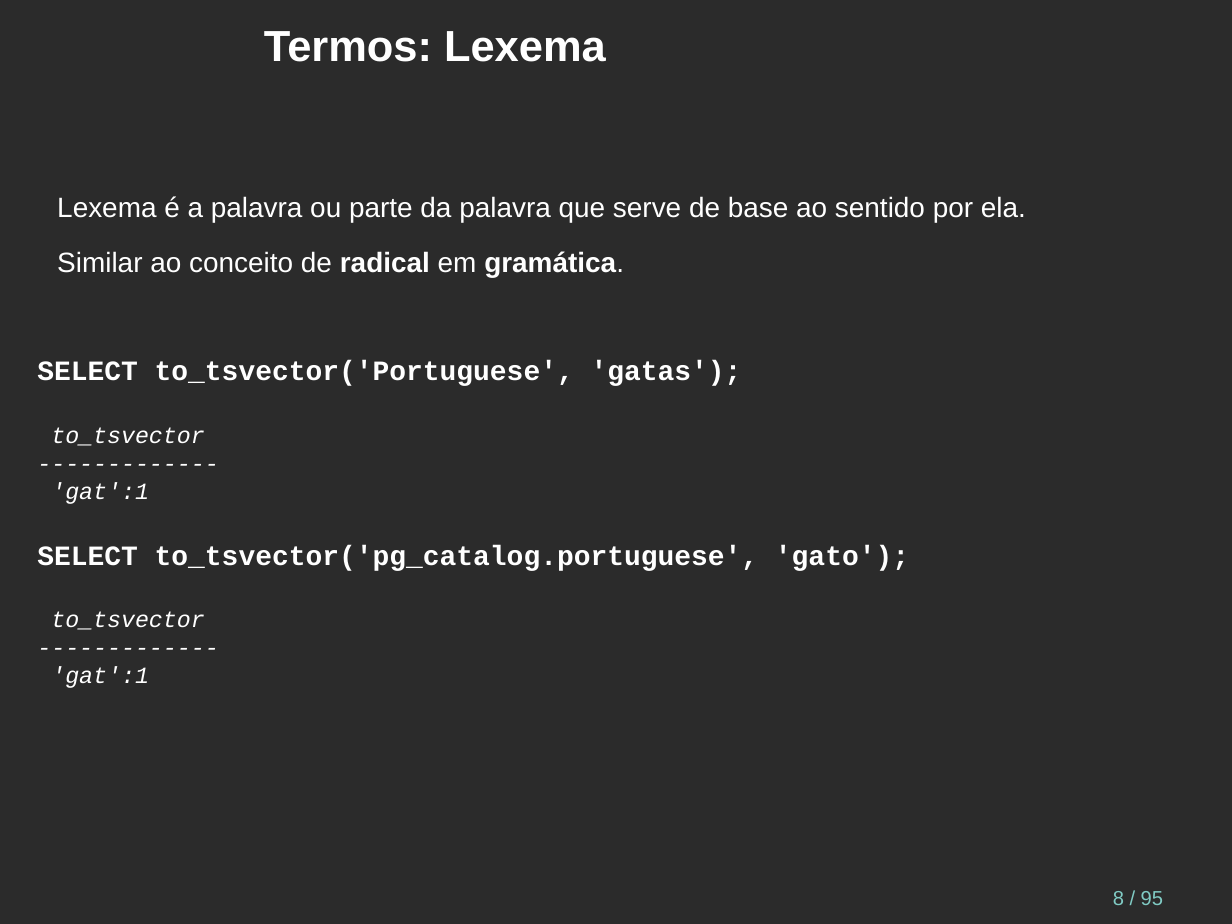
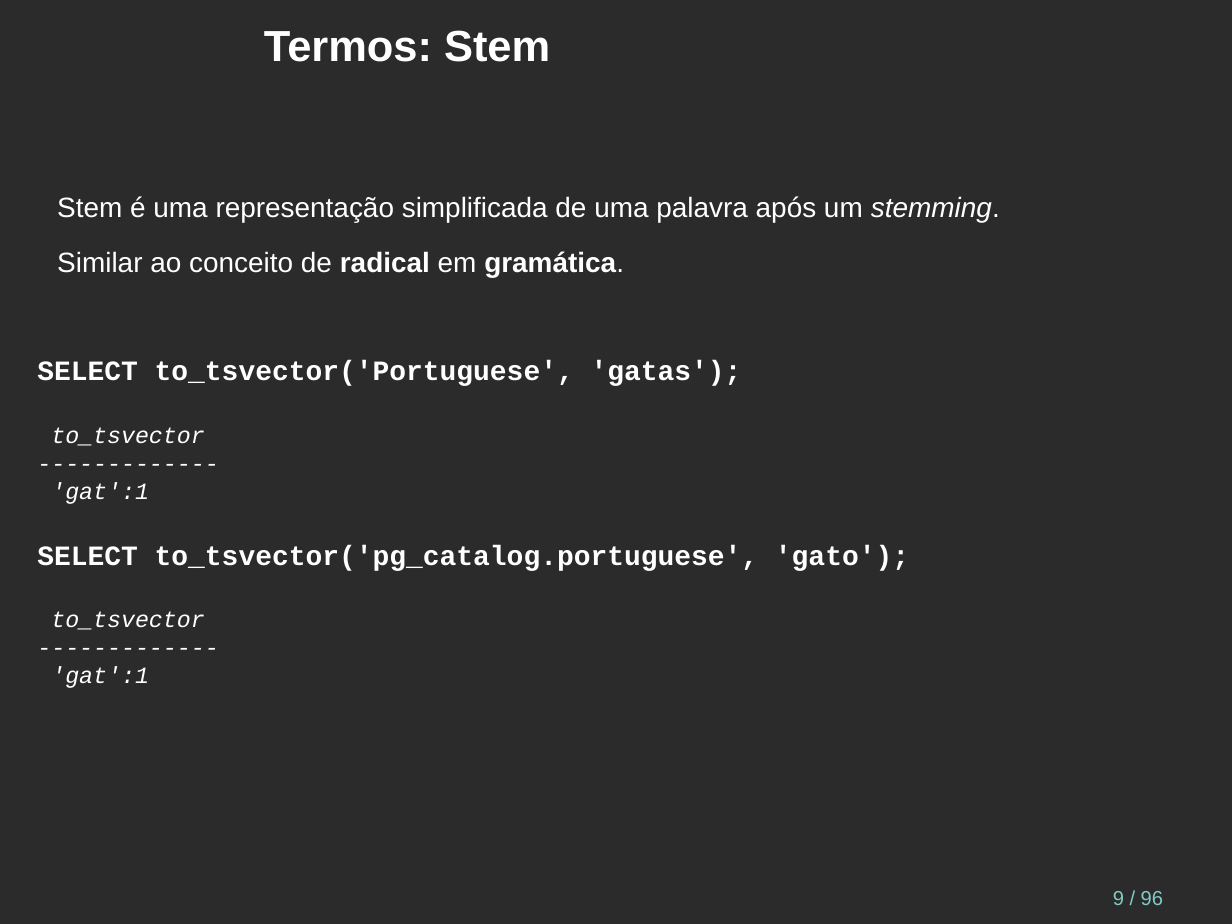
Before and after one commit to juliano777/db_fts, a slide deck: slide 9 of fts_pt-br.odp (slide 8 before the commit). Drawn at 1232x924 pixels with LibreOffice and Linux fonts; fonts in the diff are those of the drawing; background and template pictures are left out; a plain dark background stands for a picture behind light text. Boxes give left, top, right and bottom in pixels: in the first picture for what was removed or moved away, otherwise in the second. Text is boxed around its words. In the diff, an @@ line names an element or a change of style, - is before the commit and + after.

```diff
--- a/fts_pt-br.odp
+++ b/fts_pt-br.odp
@@ title at (264, 30, 550, 62): text changed @@
-Termos: Lexema
+Termos: Stem
@@ text at (57, 196, 1000, 222): text changed @@
-Lexema é a palavra ou parte da palavra que serve de base ao sentido por ela.
+Stem é uma representação simplificada de uma palavra após um stemming.
@@ page number at (1113, 891, 1163, 905): text changed @@
-8 / 95
+9 / 96
```
Also in this commit, not shown: 8 other slides changed, 2 slides added, 1 slide removed.
